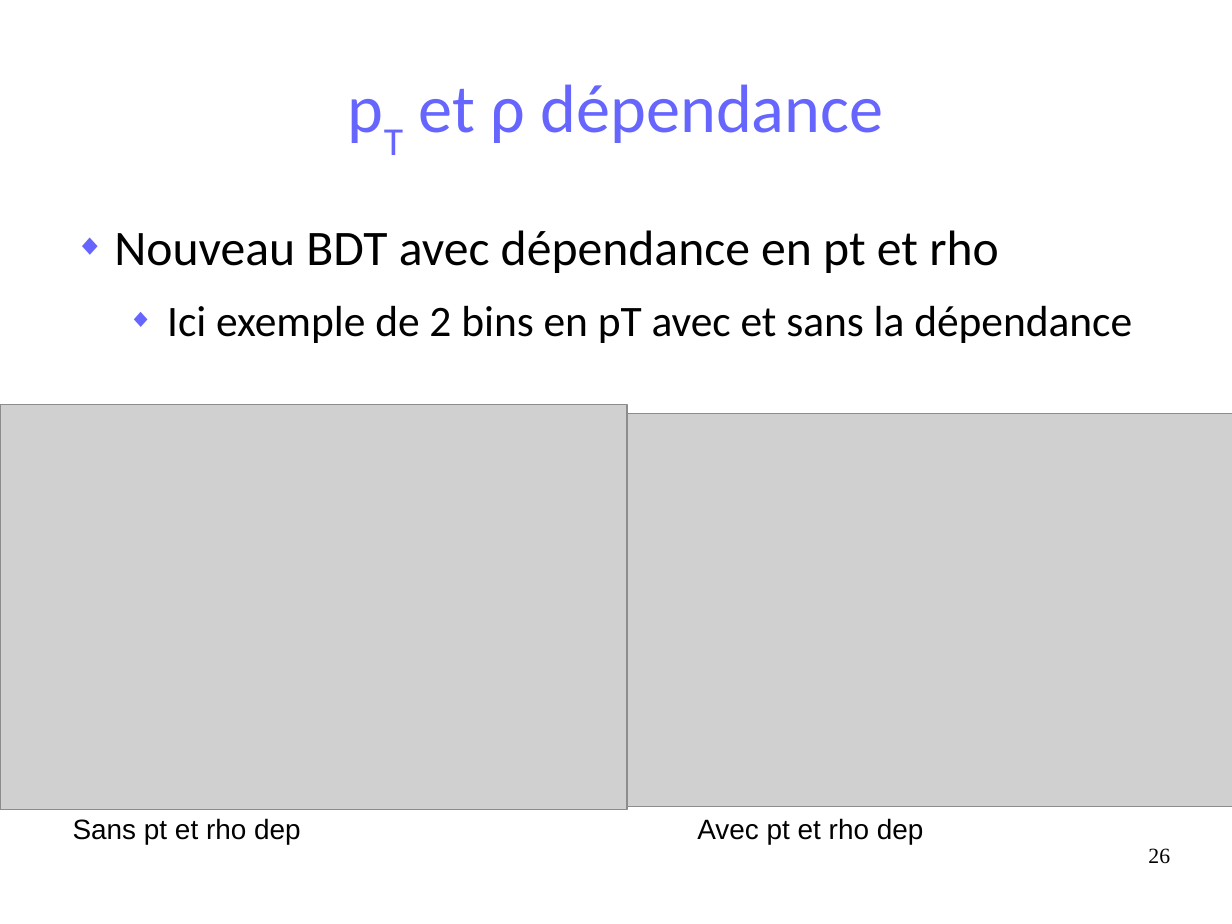
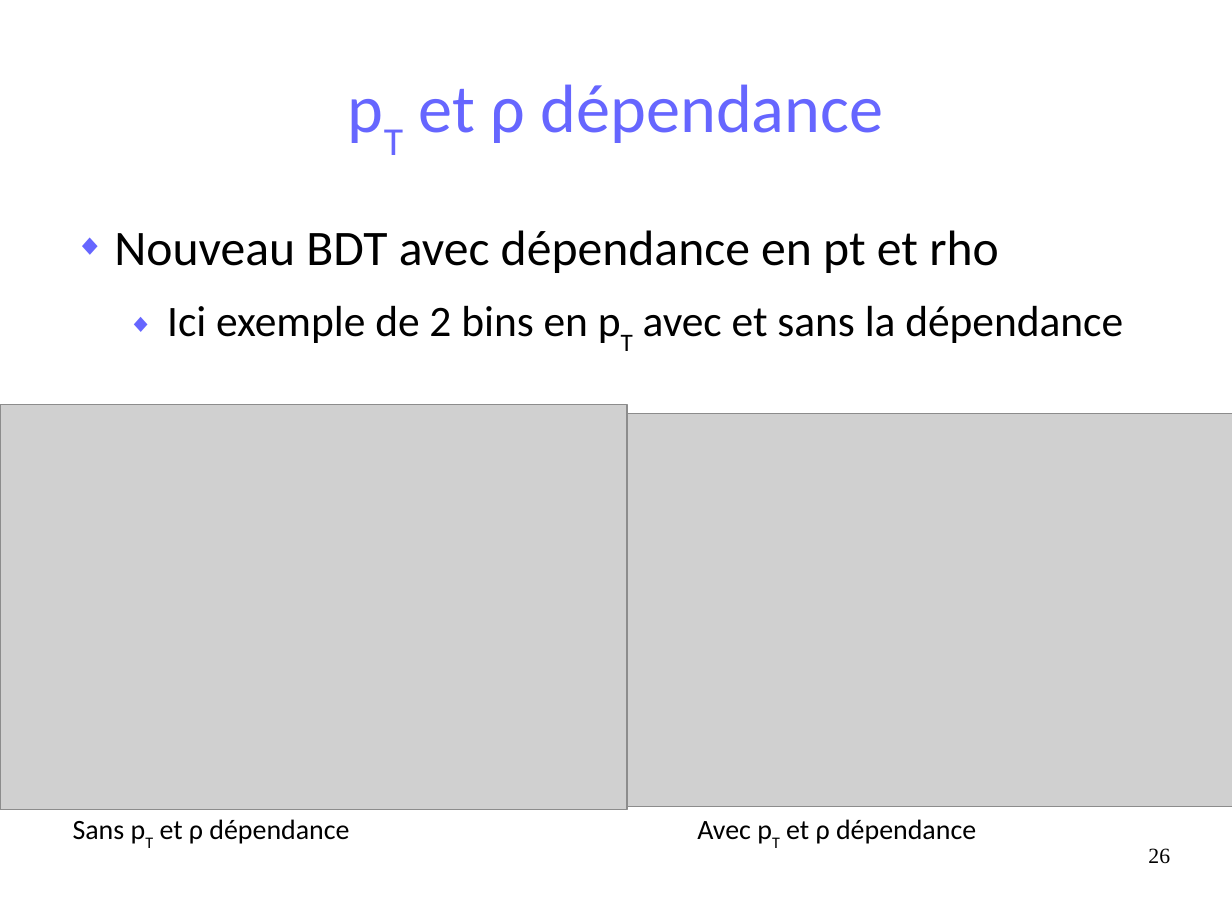
Before and after one commit to maxgiraud/m2_report, a slide deck: slide 26 of soutenance.odp. Drawn at 1232x924 pixels with LibreOffice and Linux fonts; fonts in the diff are those of the drawing; grey boxes stand for pictures. Boxes give left, top, right and bottom in pixels: in the first picture for what was removed or moved away, otherwise in the second. Text is boxed around its words. In the diff, an @@ line names an element or a change of style, - is before the commit and + after.

```diff
--- a/soutenance.odp
+++ b/soutenance.odp
@@ text at (167, 305, 1123, 343): now subscript in "pT" @@
@@ text at (73, 819, 349, 844): text changed; font Arial to Calibri @@
-Sans pt et rho dep
+Sans pT et ρ dépendance
@@ text at (697, 819, 976, 844): text changed; font Arial to Calibri @@
-Avec pt et rho dep
+Avec pT et ρ dépendance
```
Also in this commit, not shown: 10 other slides changed, 4 slides added, 4 slides removed.
